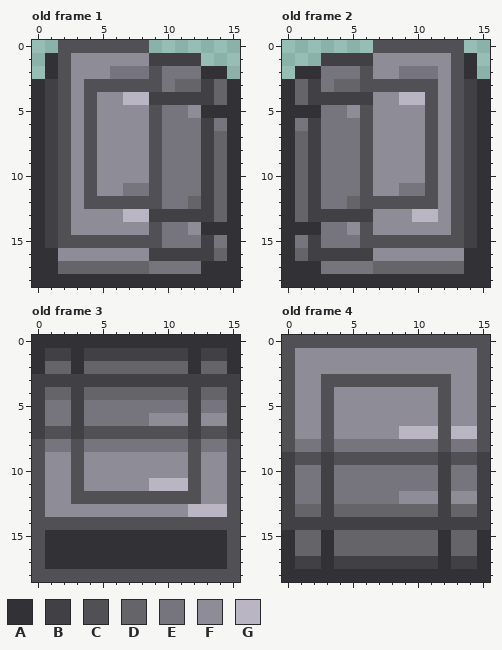
Two states of a pixel-art file, Assets/Sprites/Objects/Factory Sprites/Distribution/UnderBelt/UnderBelt.aseprite. Above, as it was before the edit.
16x19 pixels, 4 frames. Shown: old frame 1, old frame 2, old frame 3, old frame 4. The commit also changed other frames, which this record leaves out.
Palette (. is transparent): A #323135  B #414045  C #515055  D #656469  E #76747d  F #8e8c96  G #b9b5c3
Pixels before, old frame 1, first column x 0:
 0 ..CCCCCCC.......
 1 .ACFFFFFFBBBB...
 2 .ACFFFEEECEEEAA.
 3 ABCFCCCCCCEDDBDA
 4 ABCFCFFGGBBBBBDA
 5 ABCFCFFFFCEEFAAA
 6 ABCFCFFFFCEEEBEA
 7 ABCFCFFFFCEEEBDA
 8 ABCFCFFFFCEEEBDA
 9 ABCFCFFFFCEEEBDA
10 ABCFCFFFFCEEEBDA
11 ABCFCFFEECEEEBDA
12 ABCFCCCCCCEEDBDA
13 ABCFFFFGGBBBBBDA
14 ABCFFFFFFCEEFAAA
15 ABCCCCCCCCEEEBEA
16 AAFFFFFFFBBBBBDA
17 AADDDDDDDEEEEAAA
18 AAAAAAAAAAAAAAAA
Pixels before, old frame 2, first column x 0:
 0 .......CCCCCCC..
 1 ...BBBBFFFFFFCA.
 2 .AAEEECFFEEEFCA.
 3 ADBEDDCCCCCCFCBA
 4 ADBBBBBFFGGCFCBA
 5 AAAEEFCFFFFCFCBA
 6 AEBEEECFFFFCFCBA
 7 ADBEEECFFFFCFCBA
 8 ADBEEECFFFFCFCBA
 9 ADBEEECFFFFCFCBA
10 ADBEEECFFFFCFCBA
11 ADBEEECFFEECFCBA
12 ADBEEDCCCCCCFCBA
13 ADBBBBBFFFGGFCBA
14 AAAEEFCFFFFFFCBA
15 AEBEEECCCCCCCCBA
16 ADBBBBBFFFFFFFAA
17 AAAEEEEDDDDDDDAA
18 AAAAAAAAAAAAAAAA
Pixels before, old frame 3, first column x 0:
 0 AAAAAAAAAAAAAAAA
 1 ABBABBBBBBBBABBA
 2 ADDADDDDDDDDADDA
 3 BBBBBBBBBBBBBBBB
 4 BDDBDDDDDDDDBDDB
 5 BEEBEEEEEEEEBEEB
 6 BEEBEEEEEFFFBFFB
 7 BCCBCCCCCCCCBCCB
 8 CEECEEEEEEEECEEC
 9 CFFCFFFFFFFFCFFC
10 CFFCFFFFFFFFCFFC
11 CFFCFFFFFGGGCFFC
12 CFFCCCCCCCCCCFFC
13 CFFFFFFFFFFFGGGC
14 CCCCCCCCCCCCCCCC
15 CAAAAAAAAAAAAAAC
16 CAAAAAAAAAAAAAAC
17 CAAAAAAAAAAAAAAC
18 CCCCCCCCCCCCCCCC
Pixels before, old frame 4, first column x 0:
 0 CCCCCCCCCCCCCCCC
 1 CFFFFFFFFFFFFFFC
 2 CFFFFFFFFFFFFFFC
 3 CFFCCCCCCCCCCFFC
 4 CFFCFFFFFFFFCFFC
 5 CFFCFFFFFFFFCFFC
 6 CFFCFFFFFFFFCFFC
 7 CFFCFFFFFGGGCGGC
 8 CEECEEEEEEEECEEC
 9 BCCBCCCCCCCCBCCB
10 BEEBEEEEEEEEBEEB
11 BEEBEEEEEEEEBEEB
12 BEEBEEEEEFFFBFFB
13 BDDBDDDDDDDDBDDB
14 BBBBBBBBBBBBBBBB
15 ADDADDDDDDDDADDA
16 ADDADDDDDDDDADDA
17 ABBABBBBBBBBABBA
18 AAAAAAAAAAAAAAAA
After:
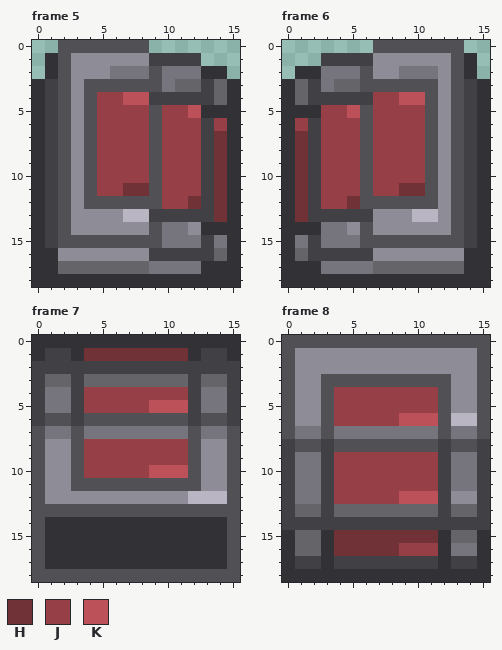
Colours new in this view: H #713237  J #963f46  K #bd515a
A new or re-ordered frame is compared with the old frame closest to it.
Change:
frames 4 -> 8
Changed rows in their new state; - is an unchanged pixel.
Frame 5 is new; against old frame 1:
first column x 5:
 4 JJKK------
 5 JJJJ-JJK--
 6 JJJJ-JJJ-J
 7 JJJJ-JJJ-H
 8 JJJJ-JJJ-H
 9 JJJJ-JJJ-H
10 JJJJ-JJJ-H
11 JJHH-JJJ-H
12 -----JJH-H
13 ---------H
Frame 6 is new; against old frame 2:
first column x 1:
 4 ------JJKK
 5 --JJK-JJJJ
 6 J-JJJ-JJJJ
 7 H-JJJ-JJJJ
 8 H-JJJ-JJJJ
 9 H-JJJ-JJJJ
10 H-JJJ-JJJJ
11 H-JJJ-JJHH
12 H-JJH-----
13 H---------
Frame 7 is new; against old frame 3:
first column x 0:
 1 ----HHHHHHHH----
 2 BBBBBBBBBBBBBBBB
 3 -DD-DDDDDDDD-DD-
 4 -EE-JJJJJJJJ-EE-
 5 ----JJJJJKKK----
 6 -CC-CCCCCCCC-CC-
 7 CEECEEEEEEEECEEC
 8 -FF-JJJJJJJJ-FF-
 9 ----JJJJJJJJ----
10 ----JJJJJKKK----
11 ----CCCCCCCC----
12 ---FFFFFFFFFGGG-
13 -CCCCCCCCCCCCCC-
14 -AAAAAAAAAAAAAA-
Frame 8 is new; against old frame 4:
first column x 0:
 4 ----JJJJJJJJ----
 5 ----JJJJJJJJ----
 6 ----JJJJJKKK-GG-
 7 -EE-EEEEEEEE-EE-
 8 BCCBCCCCCCCCBCCB
 9 -EE-JJJJJJJJ-EE-
10 ----JJJJJJJJ----
11 ----JJJJJJJJ----
12 ----JJJJJKKK----
15 ----HHHHHHHH----
16 ----HHHHHJJJ-EE-
